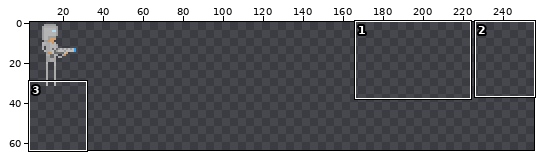
Edited in one commit: sprite sheet (export/html5/bin/assets/images/player.png). Above, an overview of the earlier version with the close-up marked.
Close-up. As it was:
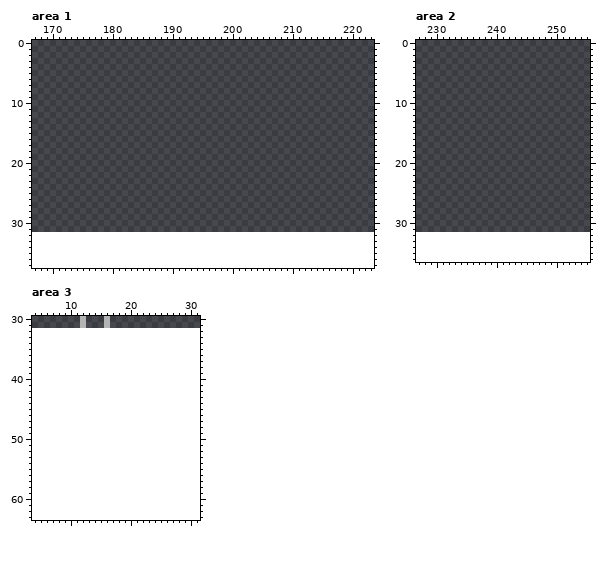
The file is 256x32 pixels. Shown: area 1: x 167..223, y 0..37; area 2: x 227..255, y 0..36; area 3: x 4..31, y 30..63. The old version is drawn lined up with the new one, on the new canvas. The wide view leaves out empty margins. The commit also changed other parts of the picture, which this record leaves out.
Once edited:
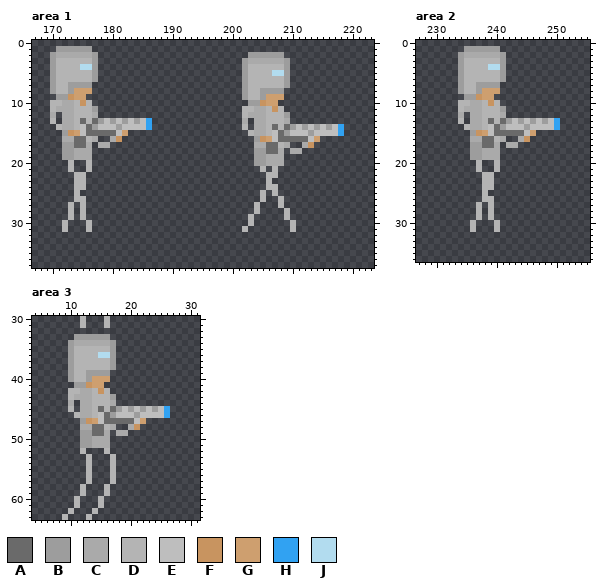
Palette (. is transparent): A #6a6a6a  B #9d9d9d  C #aaaaaa  D #b4b4b4  E #bebebe  F #c89460  G #ce9f6f  H #31a2f2  J #b2dcef
The exact change:
canvas 256x32 -> 256x64
Changed rows in their new state; - is an unchanged pixel.
Area 1:
first column x 170:
 1 -BBBBBB------------------------------------------
 2 BCCCCCCB-------------------------BBBBBB----------
 3 BDDDDDDB------------------------BCCCCCCB---------
 4 BDDDDJJB------------------------BDDDDDDB---------
 5 BDDDDDDB------------------------BDDDDJJB---------
 6 BDDDDDDB------------------------BDDDDDDB---------
 7 BDDBBBB-------------------------BDDDDDDB---------
 8 BDDBGGG-------------------------BDDBBBB----------
 9 -BBFGG--------------------------BDDBGGG----------
10 DDCCDFD--------------------------BBFGG-----------
11 DCCCDDDB------------------------DDCCDFD----------
12 C-CCDDDC------------------------DCCCDDDB---------
13 D-CCDADABEBEBEBEH---------------C-CCDDDC---------
14 -DCCDEABEEEBEEEEH---------------D-CCDADABEBEBEBEH
15 --BFGEAAAAAEG--------------------DCCDEABEEEBEEEEH
16 --CCAADC--CF----------------------BFGEAAAAAEG----
17 --BBAAC-CC------------------------CCAADC--CF-----
18 --BBCCC---------------------------BBAAC-CC-------
19 --BBCCC---------------------------BBCCC----------
20 ---D--D---------------------------BBCCC----------
21 ---D--D----------------------------D-D-----------
22 ----DD------------------------------DD-----------
23 ----DD------------------------------D------------
24 ----DD------------------------------DD-----------
25 ----D------------------------------D-D-----------
26 ----DD-----------------------------D--D----------
27 ---D-D----------------------------D---D----------
28 ---D-D----------------------------D----D---------
29 ---D-D---------------------------D-----D---------
30 --D---D--------------------------D------D--------
31 --D---D-------------------------D-------D--------
Area 2:
first column x 234:
 1 -BBBBBB----------
 2 BCCCCCCB---------
 3 BDDDDDDB---------
 4 BDDDDJJB---------
 5 BDDDDDDB---------
 6 BDDDDDDB---------
 7 BDDBBBB----------
 8 BDDBGGG----------
 9 -BBFGG-----------
10 DDCCDFD----------
11 DCCCDDDB---------
12 C-CCDDDC---------
13 D-CCDADABEBEBEBEH
14 -DCCDEABEEEBEEEEH
15 --BFGEAAAAAEG----
16 --CCAADC--CF-----
17 --BBAAC-CC-------
18 --BBCCC----------
19 --BBCCC----------
20 ---D--D----------
21 ---D--D----------
22 ----DD-----------
23 ----DD-----------
24 ----DD-----------
25 ----D------------
26 ----DD-----------
27 ---D-D-----------
28 ---D-D-----------
29 ---D-D-----------
30 --D---D----------
31 --D---D----------
Area 3:
first column x 9:
33 --BBBBBB----------
34 -BCCCCCCB---------
35 -BDDDDDDB---------
36 -BDDDDJJB---------
37 -BDDDDDDB---------
38 -BDDDDDDB---------
39 -BDDBBBB----------
40 -BDDBGGG----------
41 --BBFGG-----------
42 -DDCCDFD----------
43 -DCCCDDDB---------
44 -C-CCDDDC---------
45 -D-CCDADABEBEBEBEH
46 --DCCDEABEEEBEEEEH
47 ---BFGEAAAAAEG----
48 ---CCAADC--CF-----
49 ---BBAAC-CC-------
50 ---BBCCC----------
51 ---BBCCC----------
52 ---D---D----------
53 ----D---D---------
54 ----D---D---------
55 ----D---D---------
56 ----D---D---------
57 ----D---D---------
58 ---D---D----------
59 ---D---D----------
60 --D---D-----------
61 --D---D-----------
62 -D---D------------
63 D---D-------------
Changed places in both close-ups, as pixel boxes (x1, y1, x2, y2):
added: (50, 46, 152, 232)
added: (242, 52, 344, 232)
added: (458, 46, 560, 232)
added: (62, 334, 170, 520)
